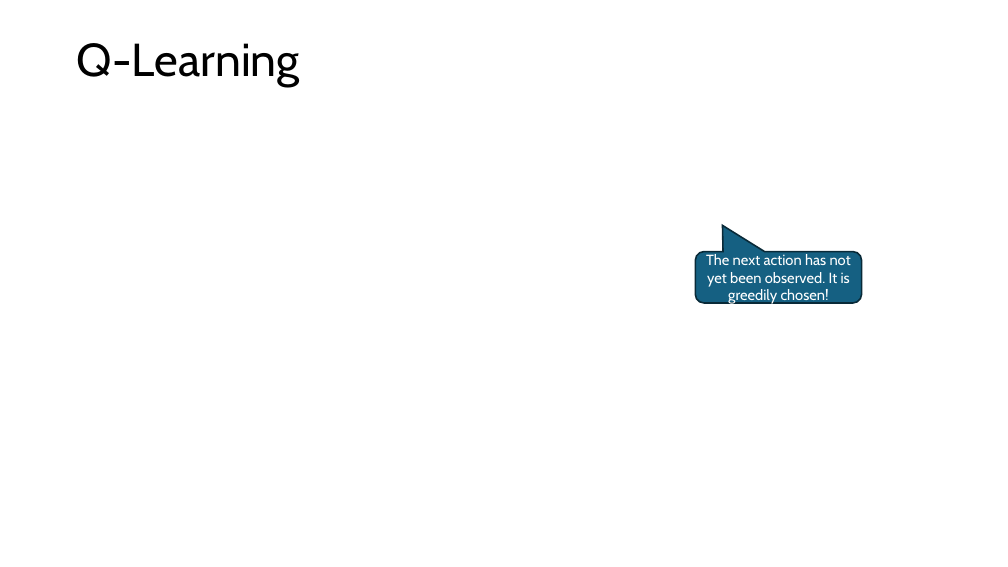
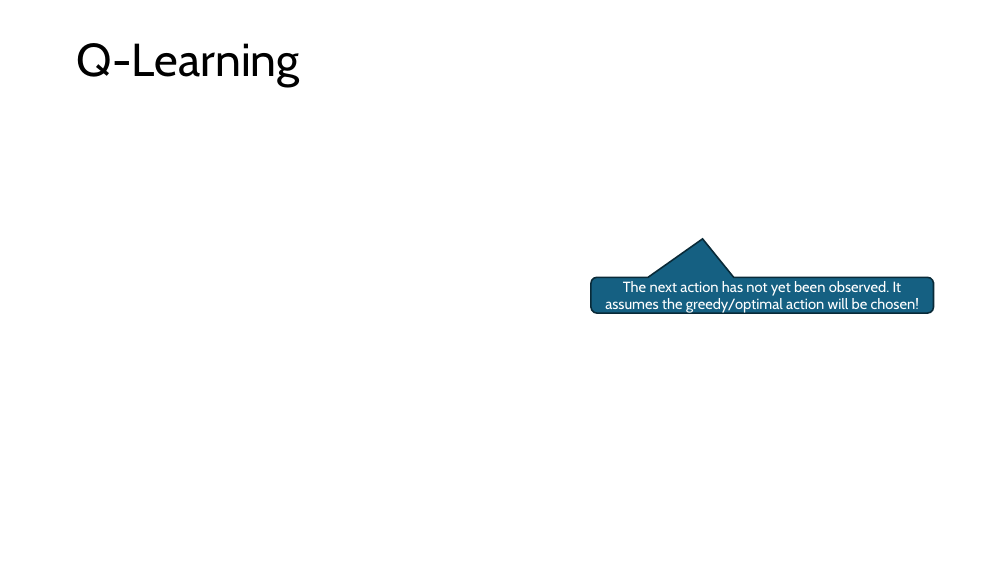
Before and after one commit to mhahsler/Introduction_to_Reinforcement_Learning, a slide deck: slide 12 of slides/Lecture_Chapter06.pptx. Drawn at 1008x567 pixels with LibreOffice and Linux fonts; fonts in the diff are those of the drawing; grey boxes stand for pictures. Boxes give left, top, right and bottom in pixels: in the first picture for what was removed or moved away, otherwise in the second. Text is boxed around its words. In the diff, an @@ line names an element or a change of style, - is before the commit and + after.

```diff
--- a/slides/Lecture_Chapter06.pptx
+++ b/slides/Lecture_Chapter06.pptx
@@ rounded speech box "The next action has not ...": place and size @@
-rounded speech box "The next action has not ..." at (696, 252, 862, 303)
+rounded speech box "The next action has not ..." at (591, 278, 934, 313)
@@ rounded speech box "The next action has not ..." at (591, 278, 934, 313): proportions changed @@
@@ text in rounded speech box at (605, 281, 919, 314): text changed @@
-The next action has not yet been observed. It is greedily chosen!
+The next action has not yet been observed. It assumes the greedy/optimal action will be chosen!
```
Also in this commit, not shown: 9 other slides changed, 6 slides added, 4 slides removed, 11 other files.
